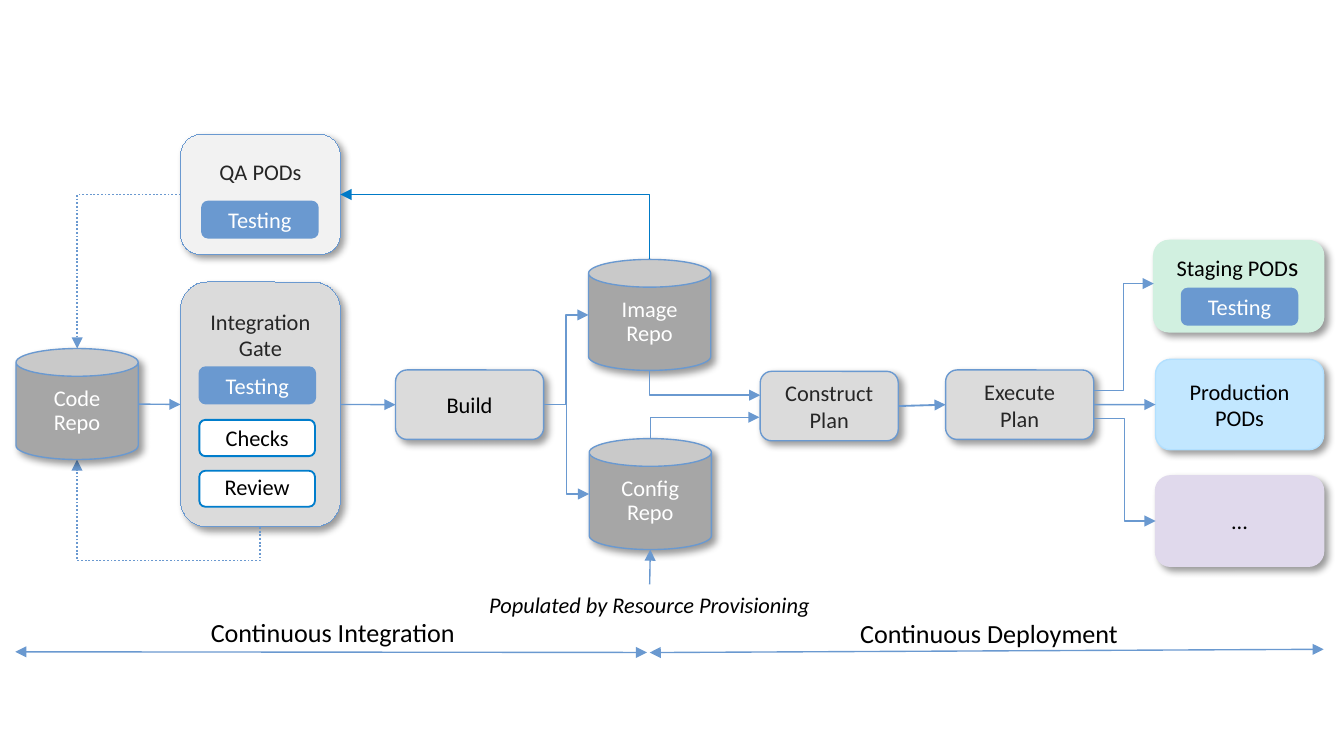
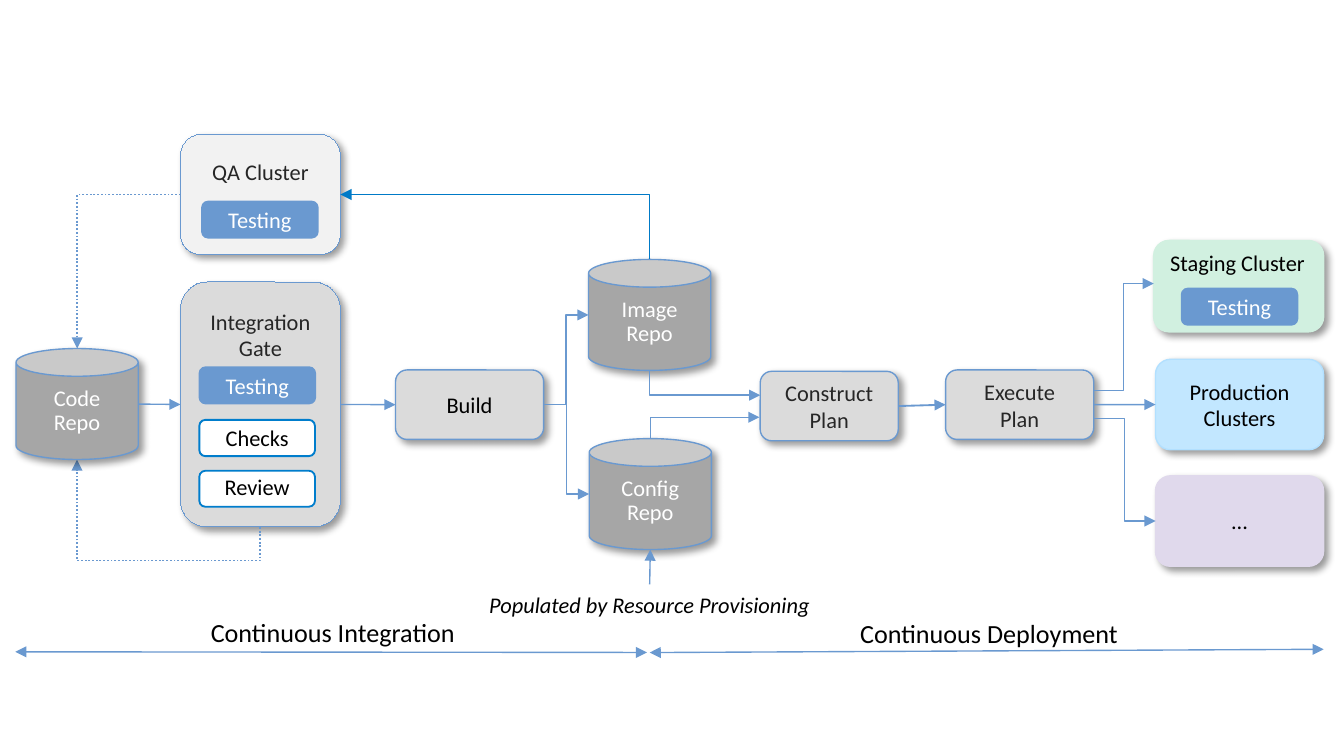
Before and after one commit to SystemsApproach/ops, a slide deck: slide 10 of figures.pptx. Drawn at 1344x756 pixels with LibreOffice and Linux fonts; fonts in the diff are those of the drawing. Boxes give left, top, right and bottom in pixels: in the first picture for what was removed or moved away, otherwise in the second. Text is boxed around its words. In the diff, an @@ line names an element or a change of style, - is before the commit and + after.

Commit message:
fixed pod to cluster

```diff
--- a/figures.pptx
+++ b/figures.pptx
@@ text in rounded rectangle at (x1=212, y1=164, x2=308, y2=183): text changed @@
-QA PODs
+QA Cluster
@@ text at (x1=1170, y1=255, x2=1304, y2=275): text changed @@
-Staging PODs
+Staging Cluster
@@ text in rounded rectangle at (x1=1190, y1=384, x2=1290, y2=426): text changed @@
-Production PODs
+Production Clusters
```
Also in this commit, not shown: 2 other files.
